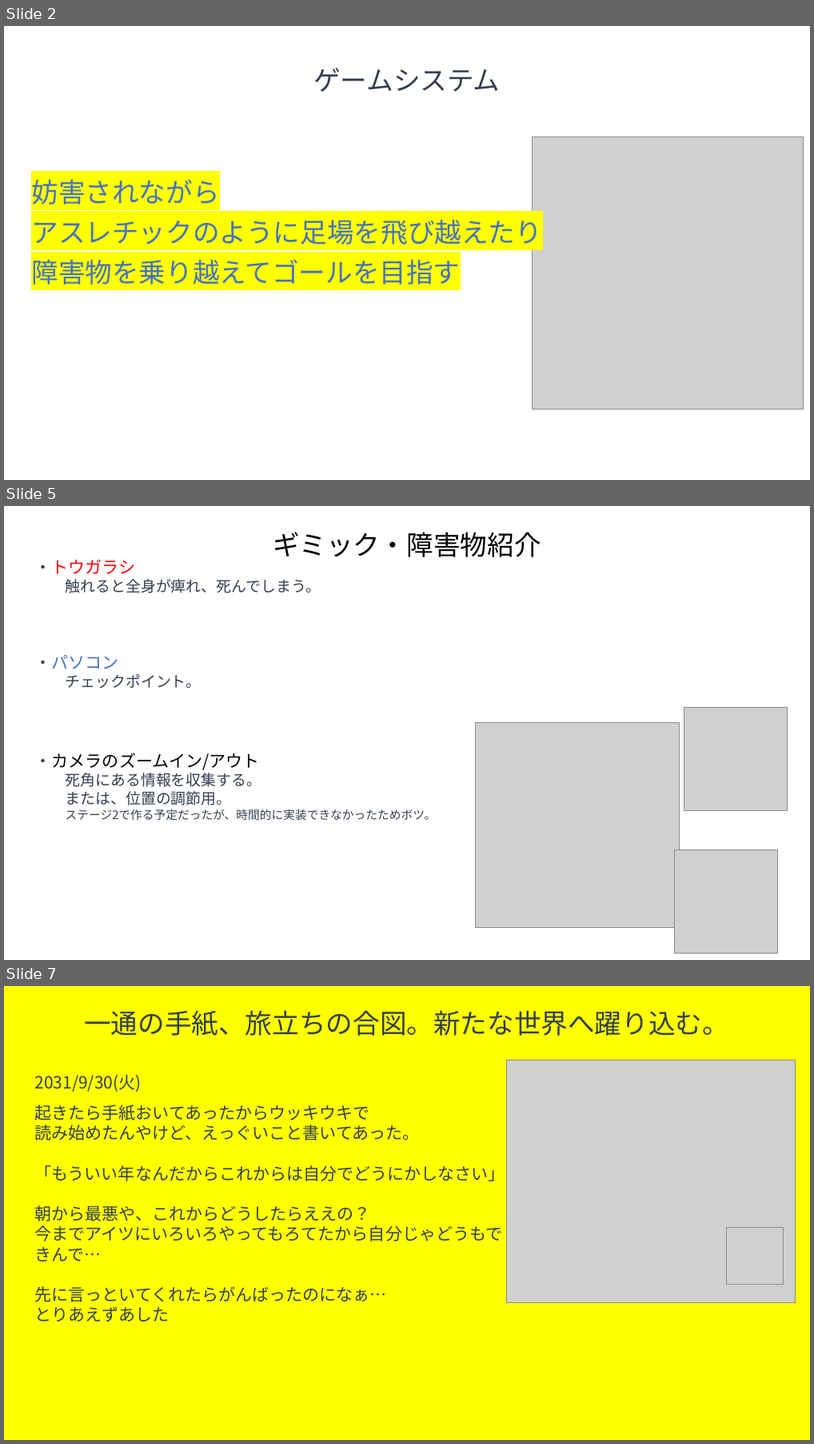
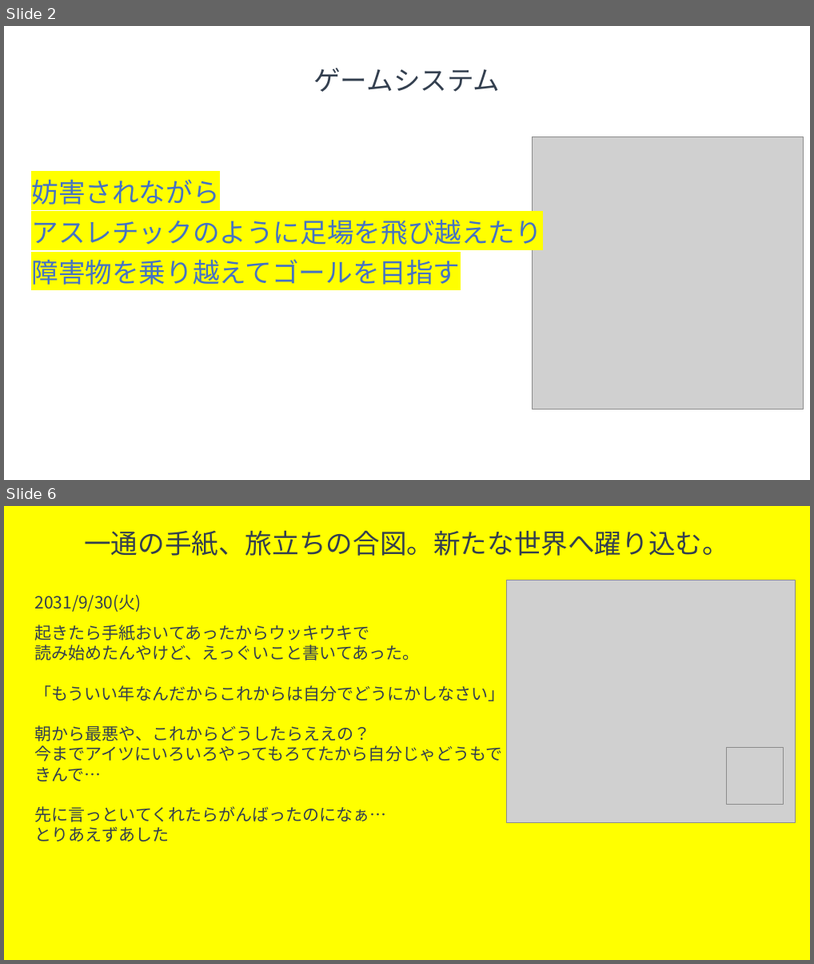
Before and after one commit to trr-n/taxmc-neo, a slide deck: kikaku/potato_kikakusho.pptx. Shown one above the other, each under a label of ours: slides 2, 5 and 7 before the commit, slides 2 and 6 after it; the slides between them are not shown. The pictures are 814x1444 and 814x964 pixels, drawn with LibreOffice and Linux fonts; fonts in the diff are those of the drawing; grey boxes stand for pictures. Boxes give left, top, right and bottom in pixels: in the first picture for what was removed or moved away, otherwise in the second. Text is boxed around its words. In the diff, an @@ line names an element or a change of style, - is before the commit and + after.

```diff
--- a/kikaku/potato_kikakusho.pptx
+++ b/kikaku/potato_kikakusho.pptx
@@ slide 5 removed at (4,506,810,960), background #FFFFFF @@
@@ text removed at (273,532,541,557) @@
-ギミック・障害物紹介
@@ text removed at (35,560,437,820) @@
-・トウガラシ
-触れると全身が痺れ、死んでしまう。
-・パソコン
-チェックポイント。
-・カメラのズームイン/アウト
-死角にある情報を収集する。
-または、位置の調節用。
-ステージ2で作る予定だったが、時間的に実装できなかったためボツ。
@@ picture removed at (685,708,788,811) @@
@@ picture removed at (476,723,680,927) @@
@@ picture removed at (675,849,778,952) @@
@@ what was slide 7 is now slide 6 @@
```
Also in this commit, not shown: 2 slides changed, 21 other files.
